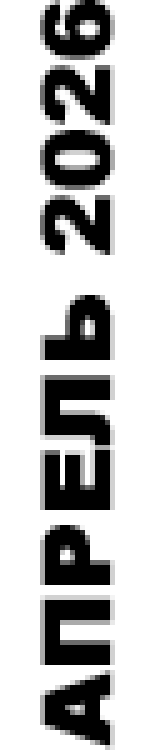
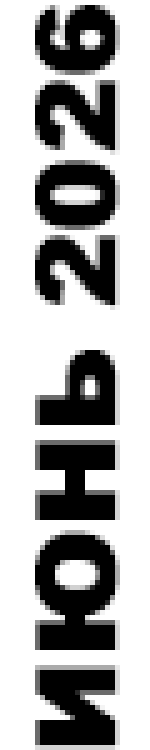
Two versions of the same layered image (150×750). Layer-by-layer changes:
renamed "АПРЕЛЬ 2026" to "ИЮНЬ 2026", painted on it over bbox(35, 0, 120, 750)
